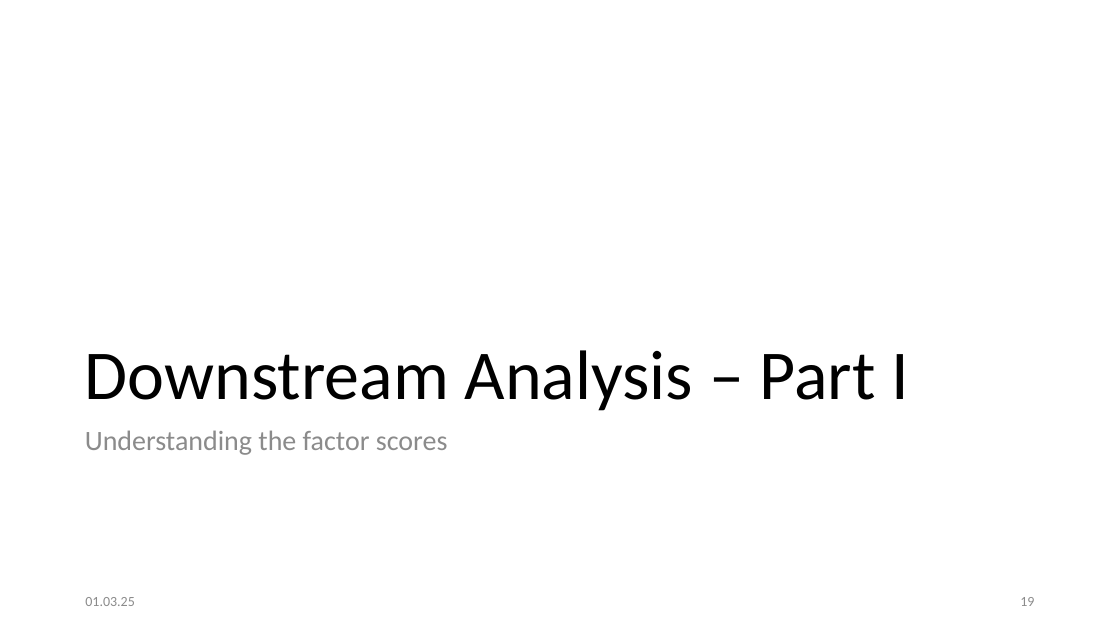
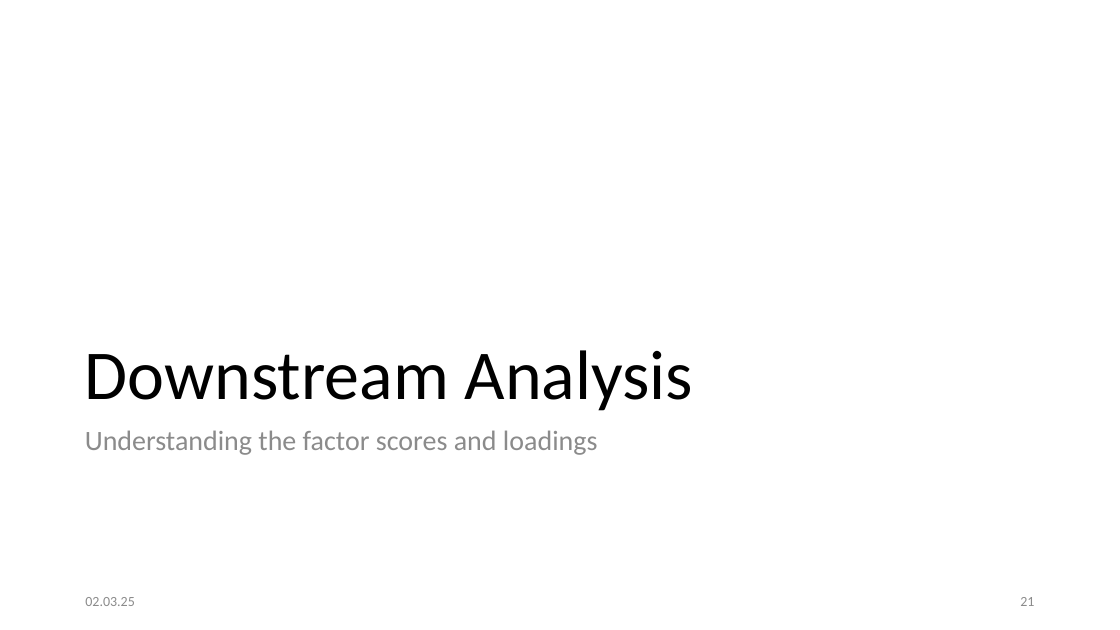
Before and after one commit to penelopenelope/ebi_mofa_workshop_precision_medicine, a slide deck: slide 22 of presentation.pptx (slide 20 before the commit). Drawn at 1120x630 pixels with LibreOffice and Linux fonts; fonts in the diff are those of the drawing. Boxes give left, top, right and bottom in pixels: in the first picture for what was removed or moved away, otherwise in the second. Text is boxed around its words. In the diff, an @@ line names an element or a change of style, - is before the commit and + after.

```diff
--- a/presentation.pptx
+++ b/presentation.pptx
@@ title at (85,350,694,411): text changed @@
-Downstream Analysis – Part I
+Downstream Analysis
@@ text at (85,430,598,455): text changed @@
-Understanding the factor scores
+Understanding the factor scores and loadings
@@ text at (85,597,135,606): text changed @@
-01.03.25
+02.03.25
@@ page number at (1020,597,1034,606): text changed @@
-19
+21
```
Also in this commit, not shown: 30 other slides changed, 2 slides added, 2 slides removed.
